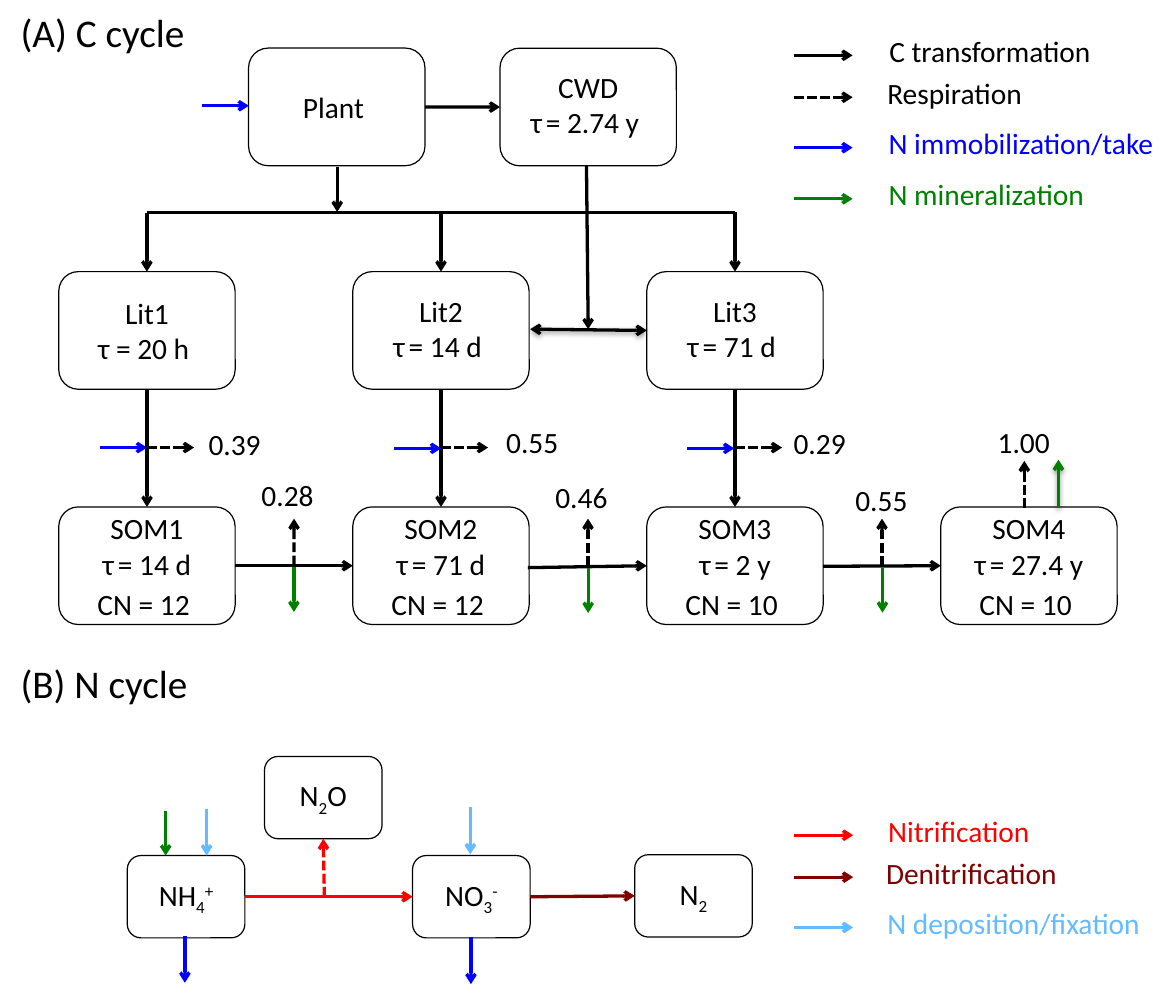
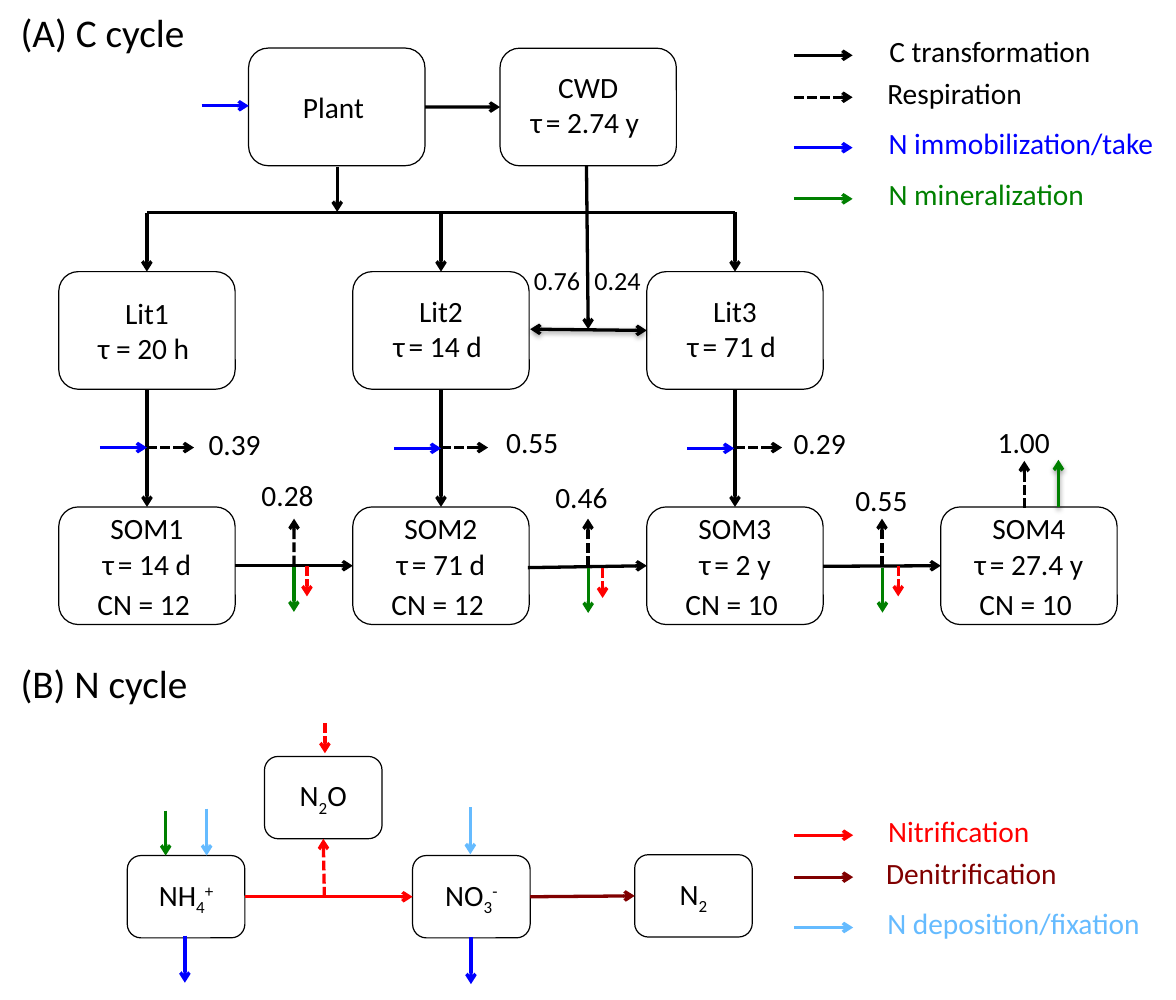
Before and after one commit to t6g/GMD2016, a slide deck: slide 1 of figs/fig01/fig01conceptualmodel.pptx. Drawn at 1176x1000 pixels with LibreOffice and Linux fonts; fonts in the diff are those of the drawing. Boxes give left, top, right and bottom in pixels: in the first picture for what was removed or moved away, otherwise in the second. Text is boxed around its words. In the diff, an @@ line names an element or a change of style, - is before the commit and + after.

```diff
--- a/figs/fig01/fig01conceptualmodel.pptx
+++ b/figs/fig01/fig01conceptualmodel.pptx
@@ text added at [534, 272, 580, 291], 16 pt, text #000000 @@
+0.76
@@ text added at [594, 273, 640, 290], 16 pt, text #000000 @@
+0.24
@@ arrow added from (307, 566) to (307, 596), #FF0000 2 pt dashed @@
@@ arrow added from (602, 568) to (602, 597), #FF0000 2 pt dashed @@
@@ arrow added from (898, 566) to (898, 596), #FF0000 2 pt dashed @@
@@ arrow added from (325, 723) to (325, 753), #FF0000 2 pt dashed @@
```
Also in this commit, not shown: 13 other files.
